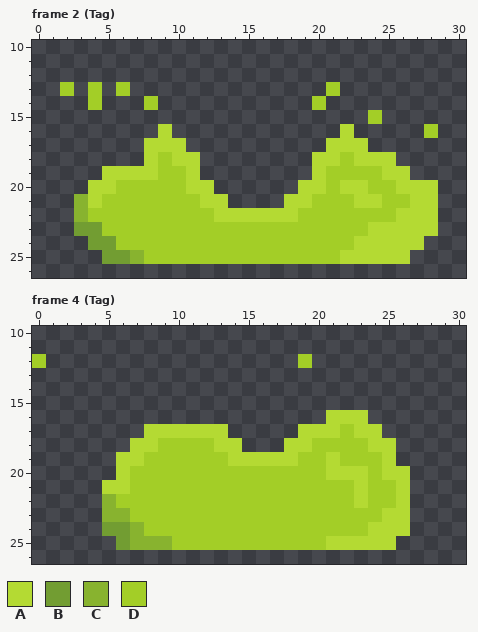
Pixel-art file -- RPG Game/Assets/Art/Enemy/Old Slime/Hit/OldSlimeHitUp.aseprite. Above: the version before the commit.
37x32 pixels, 6 frames. Shown: frame 2 (Tag): x 0..30, y 10..26; frame 4 (Tag): x 0..30, y 10..26.
Palette (. is transparent): A #b4da33  B #729d32  C #88b32f  D #a3ce27
Now the later version:
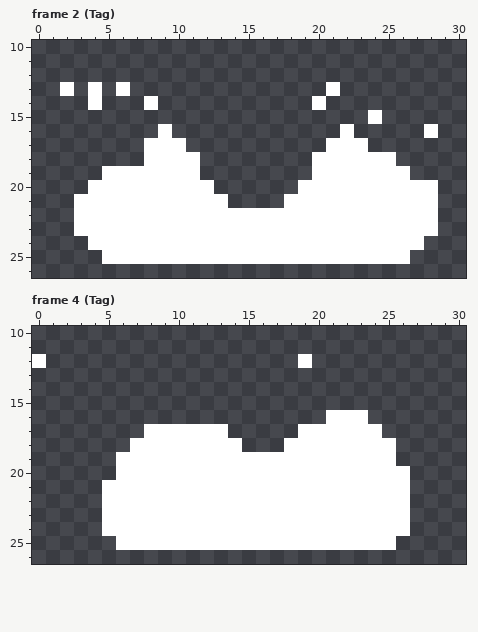
Difference:
Colour D changes from #a3ce27 to #ffffff.
Frame 2 (Tag):
Colour D replaces colour A in row 16 at x 9 and 22; in row 17 at x 8 to 10 and 21 to 23; in row 18 at x 8, 10 to 11, 20 to 21 and 23 to 25; in row 19 at x 5 to 8, 11, 20 and 25 to 26; in row 20 at x 4 to 5, 11 to 12, 19 to 20, 22 to 23 and 26 to 28; in row 21 at x 4, 12 to 13, 18 to 19, 23 to 24 and 27 to 28.
Colour D replaces colour A in row 22 at x 13 to 18 and 26 to 28; in row 23 at x 24 to 28; in row 24 at x 23 to 27; in row 25 at x 22 to 26.
Colour D replaces colour B in row 23 at x 3 to 4; in row 24 at x 4 to 5; in row 25 at x 5 to 6.
Colour D replaces colour C in rows 21 to 22 at x 3; in row 25 at x 7.
Frame 4 (Tag):
Colour D replaces colour A in row 16 at x 21 to 23; in row 17 at x 8 to 13, 19 to 21 and 23 to 24; in row 18 at x 7 to 8, 13 to 14, 18 to 19 and 24 to 25; in row 19 at x 6 to 7, 14 to 18, 21 and 25; in row 20 at x 6, 21 to 23 and 25 to 26; in row 21 at x 5 to 6, 23 and 26.
Colour D replaces colour A in row 22 at x 23 and 26; in row 23 at x 25 to 26; in row 24 at x 24 to 26; in row 25 at x 21 to 25.
Colour D replaces colour B in row 24 at x 5 to 6; in row 25 at x 6.
Colour D replaces colour C in row 22 at x 5; in row 23 at x 5 to 6; in row 24 at x 7; in row 25 at x 7 to 9.
Boxes around the changes in both pictures, in picture pixels (x1, y1, x2, y2):
changed: (60, 82, 438, 264)
changed: (32, 354, 46, 368)
changed: (298, 354, 312, 368)
changed: (102, 410, 410, 550)
